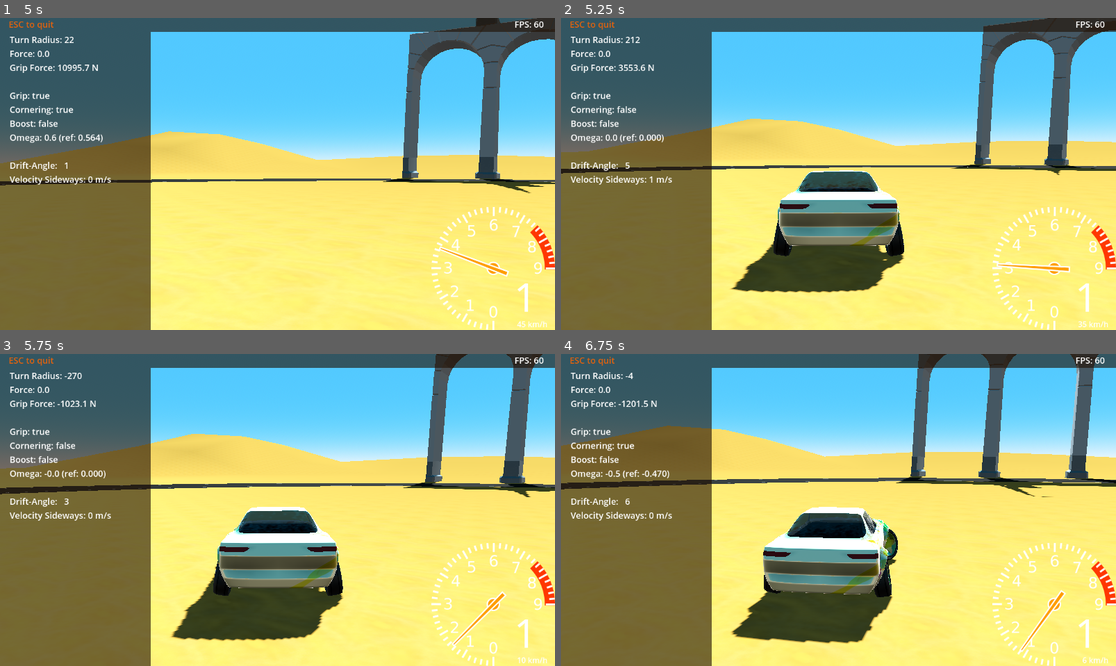
Above: before the commit, frames 1-4 (two rows, left to right).
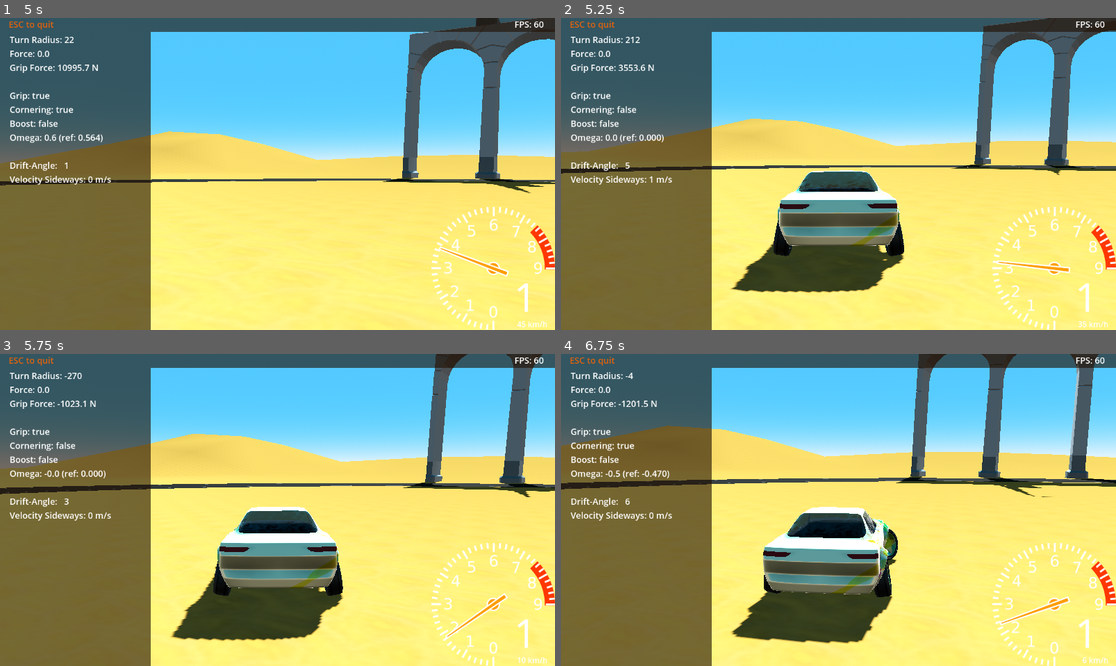
Above: after the commit, the same moments.

Repository: tomaga-dev/DriftCarG4
Game: Godot game, scene res://Scenes/Start.tscn
Two runs of this game, one before a commit and one after it. Both use one fixed random seed, a clock stepped at 60 frames per second and the inputs below.
Inputs:
- Up to frame 1 (5 s): hold Right (controller_right) 0.53-1.28 s; tap C (controller_camera) at 0.6, 2.85 s; hold Down (controller_brake) 1.28-2.03 s; tap Space (controller_camera_rotate) at 1.35, 2.75, 3.6 s; tap Enter at 2 s; hold Right (controller_right) 2.03-2.78 s; hold Shift (controller_declutch) 2.03-2.78 s; hold Up (controller_accelerate) 2.78-3.53 s; hold Left (controller_left) from 3.53 s (still down); tap Shift (controller_declutch) at 4.35 s
- Up to frame 2 (5.25 s): release Left (controller_left) at 5.03 s; hold Down (controller_brake) from 5.03 s (still down); tap C (controller_camera) at 5.1 s
- Up to frame 3 (5.75 s): keep holding Down (controller_brake)
- Up to frame 4 (6.75 s): release Down (controller_brake) at 5.78 s; hold Right (controller_right) 5.78-6.53 s; tap Space (controller_camera_rotate) at 5.85 s; hold Up (controller_accelerate) from 6.53 s (still down); hold Shift (controller_declutch) from 6.53 s (still down)

Frame 1 is identical in both runs. In frame 2, 0.2% of the frame differs, in the area x 78-92%, y 77-82%; in frame 3, 0.3%; in frame 4, 0.4%, in the area x 78-92%, y 75-96%.

Commit message:
There is a rev-limiter when drifting

Diff:
--- a/Drift Car/Scenes/VehicleController/Motor/Motor.gd
+++ b/Drift Car/Scenes/VehicleController/Motor/Motor.gd
@@ -1,12 +1,15 @@
 extends Node
 
 class_name Motor
+
+@export var drift_angle_max: float = 30
 
 var on: float = 0
 var off: float = 0
 var time_start: int = Time.get_ticks_msec()
 var time_now: int
 var time_diff: int = 52 # milliseconds
+var speed_now: float = 0
 var speed_delta: float = 0.5
 var rev_normalized_max = 1
 
@@ -14,8 +17,7 @@
 	var cut_off: bool
 	var vmax: float = car.gearbox.get_vmax()
 	var v_cut_off: float = vmax * 0.97
-	var speed: float = car.linear_velocity.length()
-	var rev_normalized: float = get_rev_from_speed(speed, vmax)
+	var rev_normalized: float
 	time_now = Time.get_ticks_msec()
 	if time_now >= time_start + 2 * time_diff:
 		time_start = time_now
@@ -23,10 +25,43 @@
 		cut_off = true
 	else:
 		cut_off = false
-	set_volume(car, speed, v_cut_off, cut_off, rev_normalized)
+	if car.driver.did_declutch:
+		rev_normalized = get_rev_from_accelerator(car, v_cut_off, cut_off)
+	else:
+		rev_normalized = get_rev_from_speed(car, v_cut_off, cut_off)
 	return rev_normalized * rev_normalized_max
 
-func set_volume(car: VehicleController, speed: float, v_cut_off: float, cut_off: bool, rev_normalized: float):
+func set_speed_now(car: VehicleController, v_cut_off: float, cut_off: bool, has_grip: bool):
+	var speed = car.linear_velocity.length()
+	if car.driver.did_accelerate:
+		var drift_angle: float = rad_to_deg(car.vehicle_state.drift_angle_measurement)
+		var is_drifting: bool = drift_angle < -drift_angle_max || drift_angle > drift_angle_max
+		if is_drifting || !has_grip:
+			speed_now += speed_delta
+		else:
+			speed_now = speed
+		if speed_now > v_cut_off && cut_off:
+			speed_now = v_cut_off
+	else:
+		speed_now -= 0.4 * speed_delta
+		if speed_now < speed:
+			speed_now = speed
+
+func get_rev_from_accelerator(car: VehicleController, v_cut_off: float, cut_off: bool) -> float:
+	var vmax: float = car.gearbox.get_vmax()
+	set_speed_now(car, v_cut_off, cut_off, false)
+	var rev_normalized: float = speed_now / vmax
+	set_volume(car, speed_now, v_cut_off)
+	return rev_normalized
+
+func get_rev_from_speed(car: VehicleController, v_cut_off: float, cut_off: bool) -> float:
+	var vmax: float = car.gearbox.get_vmax()
+	set_speed_now(car, v_cut_off, cut_off, true)
+	var rev_normalized: float = speed_now / vmax
+	set_volume(car, speed_now, v_cut_off)
+	return rev_normalized
+
+func set_volume(car: VehicleController, speed: float, v_cut_off: float):
 	if car.gearbox.gear_changing:
 		on = -40
 		off = -20
@@ -34,15 +69,11 @@
 		on = -40
 		off = -20
 	else: if car.driver.did_accelerate:
-		if speed > v_cut_off && cut_off:
+		if speed > v_cut_off:
 			on = -40
 		else:
 			on = -3
 		off = -40
 	else:
 		on = -40
-		off = -20 * rev_normalized
-
-func get_rev_from_speed(speed: float, vmax: float) -> float:
-	var rev_normalized: float = speed / vmax
-	return rev_normalized
+		off = -20
